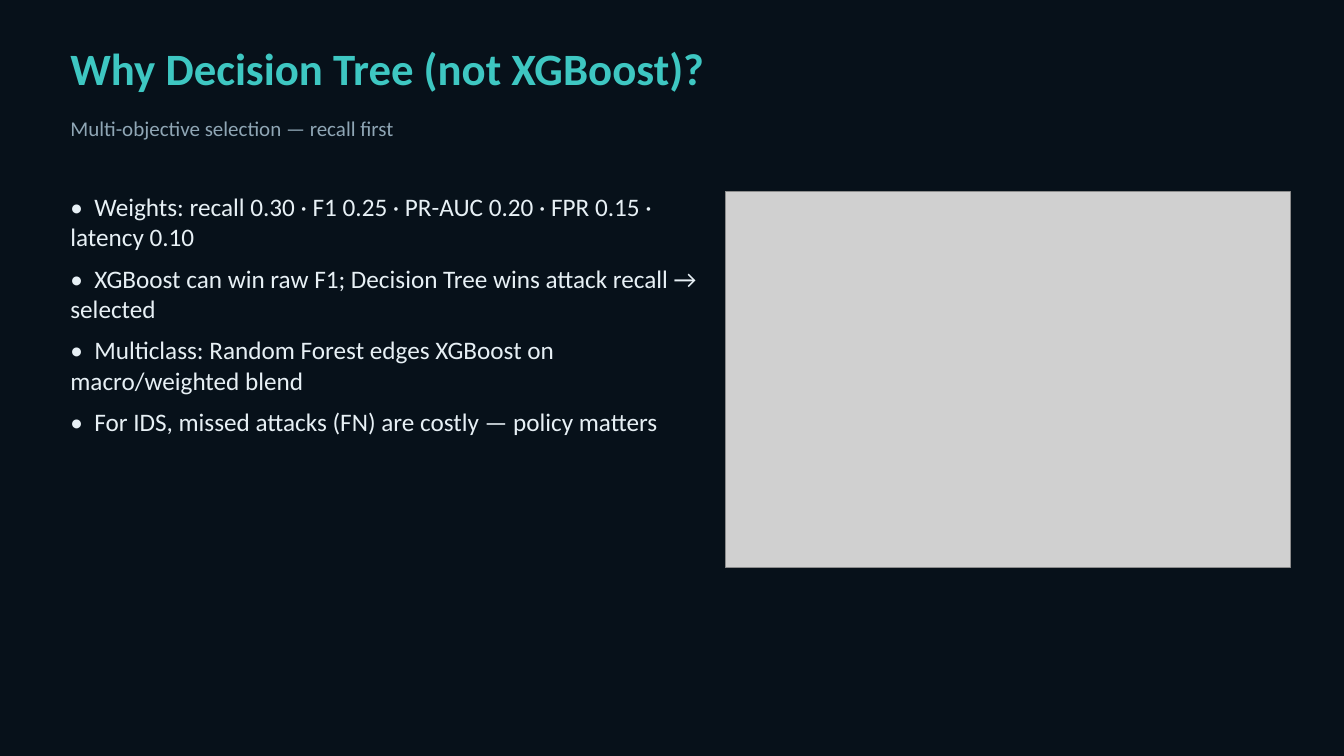
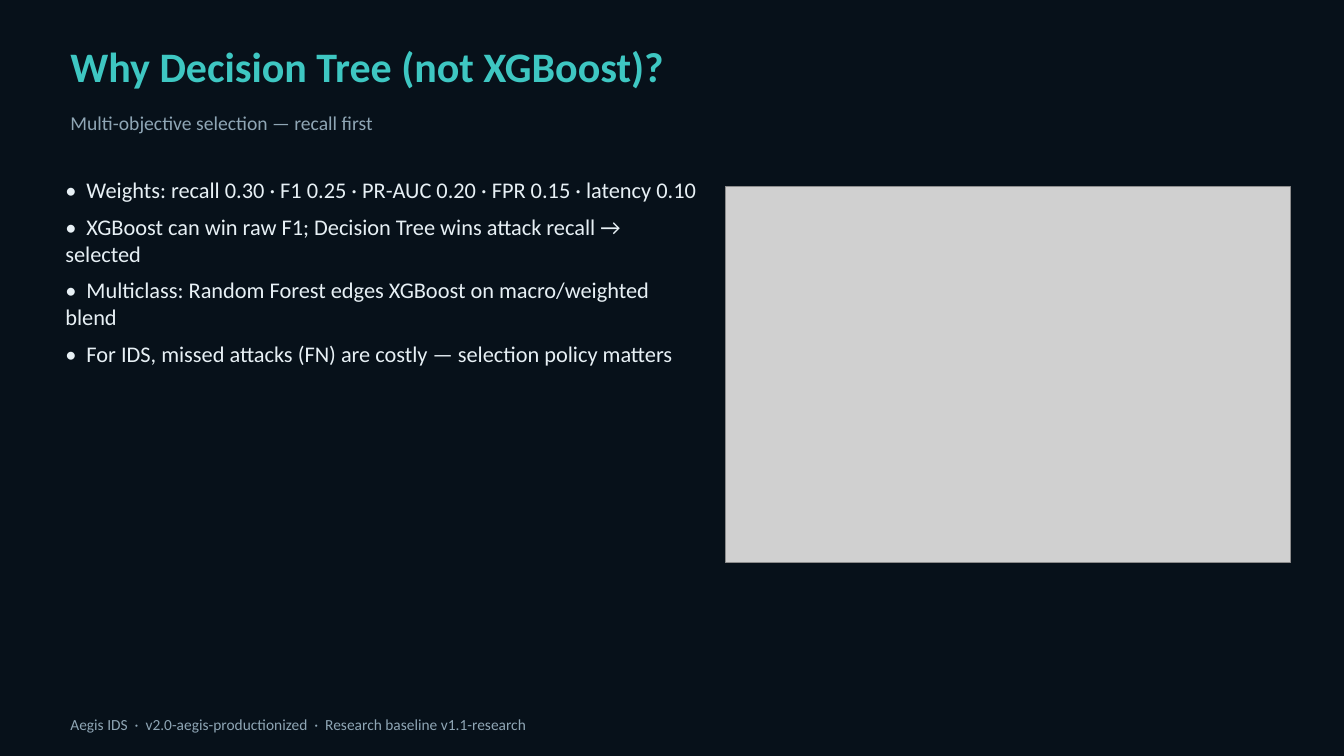
Before and after one commit to Dolendra/Intelligent-Machine-Learning-Based-Intrusion-Detection-and-Attack-Defense-Simulation-System, a slide deck: slide 10 of docs/Aegis_IDS_Viva_Presentation.pptx (slide 7 before the commit). Drawn at 1344x756 pixels with LibreOffice and Linux fonts; fonts in the diff are those of the drawing; grey boxes stand for pictures. Boxes give left, top, right and bottom in pixels: in the first picture for what was removed or moved away, otherwise in the second. Text is boxed around its words. In the diff, an @@ line names an element or a change of style, - is before the commit and + after.

```diff
--- a/docs/Aegis_IDS_Viva_Presentation.pptx
+++ b/docs/Aegis_IDS_Viva_Presentation.pptx
@@ text "Why Decision Tree (not XGBoost)?" at (70,51,663,89): size 32 to 30 pt @@
@@ text "Multi-objective selection — recall first" at (70,116,373,134): size 15 to 14 pt @@
@@ text "• Weights: recall 0.30 · ...": place and size @@
-text "• Weights: recall 0.30 · ..." at (70,198,668,435)
+text "• Weights: recall 0.30 · ..." at (65,182,696,366)
@@ text at (65,182,696,325): size 18 to 16 pt in "• Weights: recall 0.30 · F1 0.25 ...", "• XGBoost can win raw F1; Decision ...", "• Multiclass: Random Forest edges XGBoost on ..."; less space between paragraphs @@
@@ picture: place and size @@
-picture at (726,192,1291,568)
+picture at (726,187,1291,563)
@@ text at (86,346,672,366): text changed; size 18 to 16 pt @@
-• For IDS, missed attacks (FN) are costly — policy matters
+• For IDS, missed attacks (FN) are costly — selection policy matters
@@ text added at (70,719,526,733), 11 pt, text #8FA6B5 @@
+Aegis IDS · v2.0-aegis-productionized · Research baseline v1.1-research
```
Also in this commit, not shown: 3 other slides changed, 14 slides added, 11 slides removed, 3 other files.
